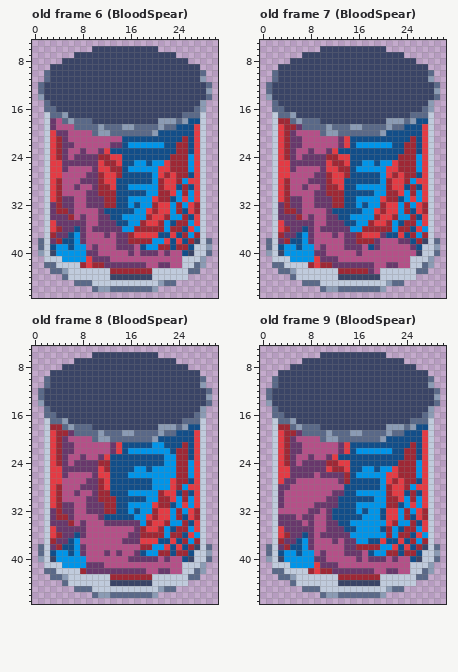
Pixel-art file, stored at Assets/Textures/Aseprite Filer/TestTube_Animations.aseprite. The first picture shows the starting point.
48x48 pixels, 12 frames. Shown: old frame 6 (BloodSpear): x 0..30, y 5..47; old frame 7 (BloodSpear): x 0..30, y 5..47; old frame 8 (BloodSpear): x 0..30, y 5..47; old frame 9 (BloodSpear): x 0..30, y 5..47. The commit also changed other frames, which this record leaves out.
After the commit:
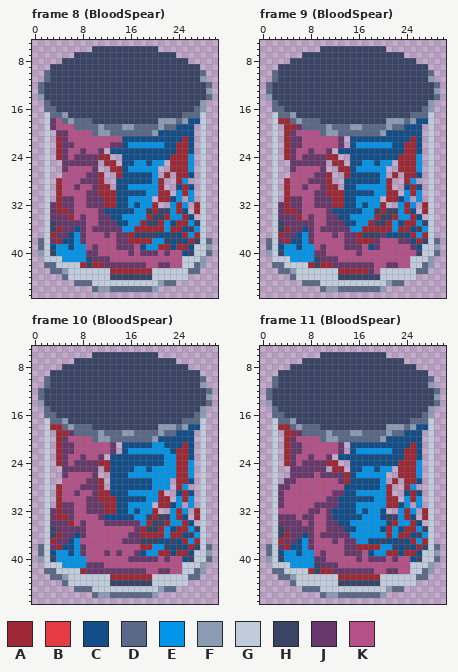
Palette (. is transparent): A #9e2835  B #e43b44  C #124e89  D #5a6988  E #0095e9  F #8b9bb4  G #c0cbdc  H #3a4466  J #68386c  K #b55088
From the commit log: BloodArrow,Whirlwind Asset create/update
Diff:
frames 12 -> 13
Frame 8 (BloodSpear) against old frame 6 (BloodSpear), layer "TestTubH/Filling":
y 19: x 27 B -> .
y 20..22: x 3 B -> .; x 27 B -> .
y 23: x 3 B -> .; x 12 B -> .; x 27 B -> .
y 24: x 3 B -> .; x 13..14 BB -> ..; x 27 B -> .
y 25: x 3..4 BB -> ..; x 11 B -> .; x 14 B -> .; x 22 B -> .; x 27 B -> .
y 26: x 3..4 BB -> ..; x 11..12 BB -> ..; x 21..22 BB -> ..; x 27 B -> .
y 27: x 3..4 BB -> ..; x 12..13 BB -> ..; x 21 B -> .; x 23 B -> .; x 27 B -> .
y 28: x 3 B -> .; x 12..13 BB -> ..; x 22..23 BB -> ..; x 26..27 BB -> ..
y 29: x 3 B -> .; x 13 B -> .; x 22..23 BB -> ..; x 27 B -> .
y 30: x 3 B -> .; x 23 B -> .; x 27 B -> .
y 31: x 3 B -> .; x 20 B -> .; x 25 B -> .; x 27 B -> .
y 32: x 21..22 BB -> ..; x 26 B -> .
y 33: x 19 B -> H; x 21..22 BB -> HH; x 26 B -> .
y 34: x 20..21 BB -> HH; x 27 B -> .
y 35: x 3 B -> H; x 19..20 BB -> HH; x 27 B -> H
y 36: x 3 B -> H; x 26 B -> H
y 37: x 17..20 BBBB -> HHHH; x 23 B -> H
y 38: x 22 B -> H; x 24 B -> H
y 41..42: x 9 B -> H
Frame 9 (BloodSpear) against old frame 7 (BloodSpear), layer "TestTubH/Filling":
y 19..20: x 3 B -> .; x 27 B -> .
y 21..22: x 3 B -> .; x 14 B -> .; x 27 B -> .
y 23: x 3 B -> .; x 12 B -> .; x 27 B -> .
y 24: x 3 B -> .; x 13..14 BB -> ..; x 27 B -> .
y 25: x 3..4 BB -> ..; x 11 B -> .; x 14 B -> .; x 22 B -> .; x 27 B -> .
y 26: x 3..4 BB -> ..; x 11..12 BB -> ..; x 21..22 BB -> ..; x 27 B -> .
y 27: x 3..4 BB -> ..; x 12..13 BB -> ..; x 21 B -> .; x 23 B -> .; x 27 B -> .
y 28: x 3 B -> .; x 12..13 BB -> ..; x 22..23 BB -> ..; x 26..27 BB -> ..
y 29: x 3 B -> .; x 13 B -> .; x 22..23 BB -> ..; x 27 B -> .
y 30: x 3 B -> .; x 23 B -> .; x 27 B -> .
y 31: x 3 B -> .; x 20 B -> .; x 25 B -> .; x 27 B -> .
y 32: x 21..22 BB -> ..; x 26 B -> .
y 33: x 19 B -> H; x 21..22 BB -> HH; x 26 B -> .
y 34: x 20..21 BB -> HH; x 27 B -> .
y 35: x 3 B -> H; x 19..20 BB -> HH; x 27 B -> H
y 36: x 3 B -> H; x 26 B -> H
y 37: x 17..19 BBB -> HHH; x 23 B -> H
y 41..42: x 9 B -> H
Frame 10 (BloodSpear) against old frame 8 (BloodSpear), layer "TestTubH/Filling":
y 19..20: x 3 B -> .; x 27 B -> .
y 21..22: x 3 B -> .; x 14 B -> .; x 27 B -> .
y 23: x 3 B -> .; x 12 B -> .; x 27 B -> .
y 24: x 3 B -> .; x 27 B -> .
y 25: x 3..4 BB -> ..; x 11 B -> .; x 27 B -> .
y 26: x 3..4 BB -> ..; x 11..12 BB -> ..; x 27 B -> .
y 27: x 3..4 BB -> ..; x 12 B -> .; x 23 B -> .; x 27 B -> .
y 28: x 3 B -> .; x 12 B -> .; x 23 B -> .; x 26..27 BB -> ..
y 29: x 3 B -> .; x 22..23 BB -> ..; x 27 B -> .
y 30: x 3 B -> .; x 23 B -> .; x 27 B -> .
y 31: x 3 B -> .; x 20 B -> .; x 25 B -> .; x 27 B -> .
y 32: x 21..22 BB -> ..; x 26 B -> .
y 33: x 19 B -> H; x 21..22 BB -> HH; x 26 B -> .
y 34: x 20..21 BB -> HH; x 27 B -> .
y 35: x 3 B -> H; x 19..20 BB -> HH; x 27 B -> H
y 36: x 3 B -> H; x 26 B -> H
y 37: x 18..20 BBB -> HHH; x 23 B -> H
y 38: x 22 B -> H; x 24 B -> H
Frame 11 (BloodSpear) against old frame 9 (BloodSpear), layer "TestTubH/Filling":
y 19..20: x 3 B -> .; x 27 B -> .
y 21..22: x 3 B -> .; x 14 B -> .; x 27 B -> .
y 23: x 3 B -> .; x 12 B -> .; x 27 B -> .
y 24: x 3 B -> .; x 13..14 BB -> ..; x 27 B -> .
y 25: x 3..4 BB -> ..; x 11 B -> .; x 14 B -> .; x 22 B -> .; x 27 B -> .
y 26: x 3..4 BB -> ..; x 21..22 BB -> ..; x 27 B -> .
y 27: x 3 B -> .; x 21 B -> .; x 23 B -> .; x 27 B -> .
y 28: x 22..23 BB -> ..; x 26..27 BB -> ..
y 29: x 22..23 BB -> ..; x 27 B -> .
y 30: x 23 B -> .; x 27 B -> .
y 31: x 25 B -> .; x 27 B -> .
y 32: x 21..22 BB -> ..; x 26 B -> .
y 33: x 21..22 BB -> HH; x 26 B -> .
y 34: x 21 B -> H; x 27 B -> .
y 35: x 3 B -> H; x 27 B -> H
y 36: x 3 B -> H; x 26 B -> H
y 37: x 20 B -> H; x 23 B -> H
y 38: x 22 B -> H; x 24 B -> H
y 41..42: x 9 B -> H
